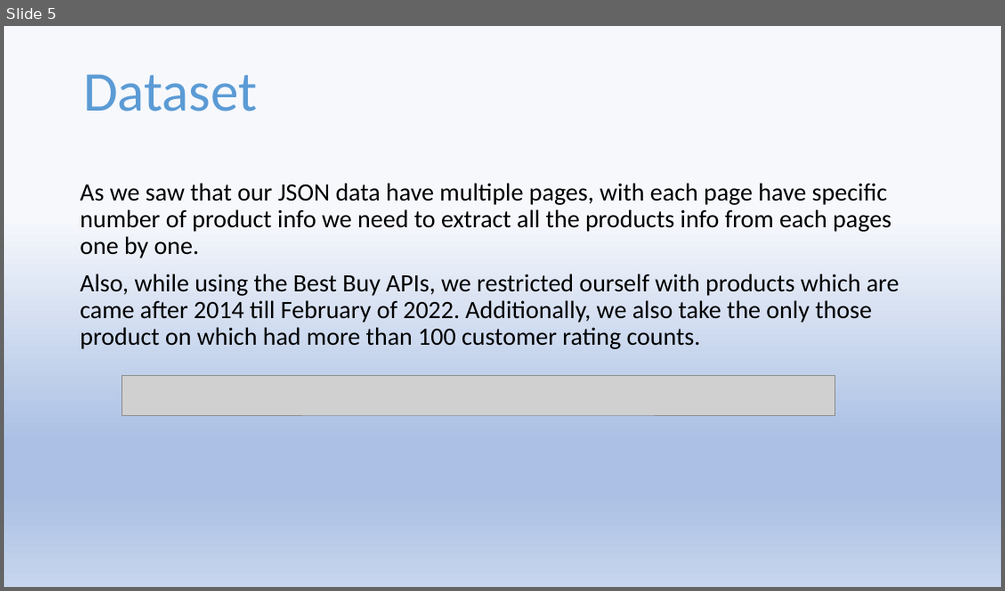
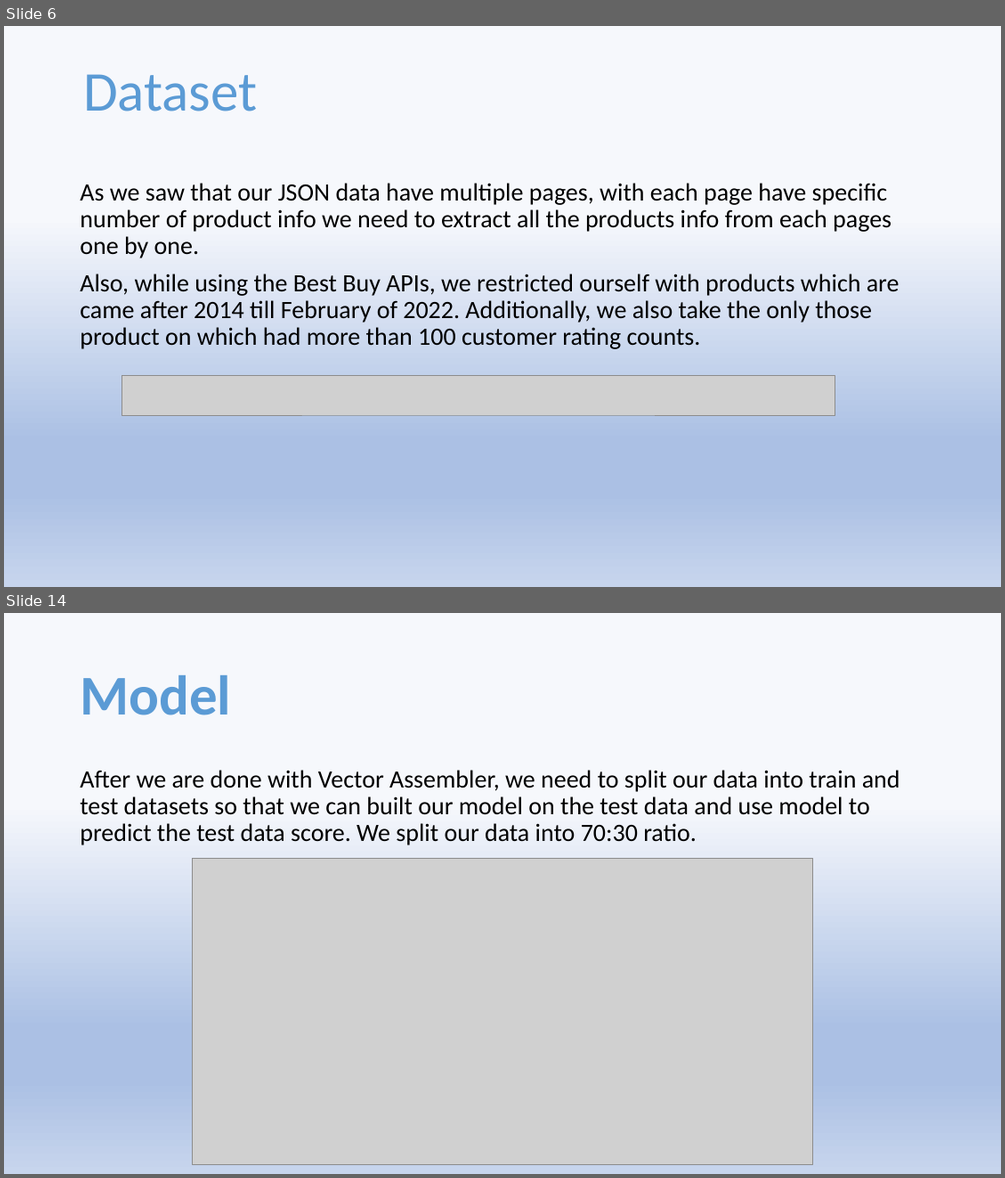
Before and after one commit to Pratyushnayak/Best-Buy-Price, a slide deck: Best Buy.pptx. Shown one above the other, each under a label of ours: slide 5 before the commit, slides 6 and 14 after it; the slides between them are not shown. The pictures are 1005x591 and 1005x1178 pixels, drawn with LibreOffice and Linux fonts; fonts in the diff are those of the drawing; grey boxes stand for pictures. Boxes give left, top, right and bottom in pixels: in the first picture for what was removed or moved away, otherwise in the second. Text is boxed around its words. In the diff, an @@ line names an element or a change of style, - is before the commit and + after.

```diff
--- a/Best Buy.pptx
+++ b/Best Buy.pptx
@@ slide 14 added at (x1=4, y1=613, x2=1001, y2=1174), background gradient #F6F8FC to #ABC0E4 to #C7D5ED @@
@@ title added at (x1=80, y1=675, x2=231, y2=715), 54 pt, text gradient #1F4E79 to #5B9BD5 to #9DC3E6, bold @@
+Model
@@ text added at (x1=80, y1=770, x2=900, y2=845), 24 pt, text #000000 @@
+After we are done with Vector Assembler, we need to split our data into train and test datasets so that we can built our model on the test data and use model to predict the test data score. We split our data into 70:30 ratio.
@@ picture added at (x1=192, y1=859, x2=813, y2=1164) @@
@@ what was slide 5 is now slide 6 @@
```
Also in this commit, not shown: 2 slides changed, 14 other slides added, 1 slide removed.
